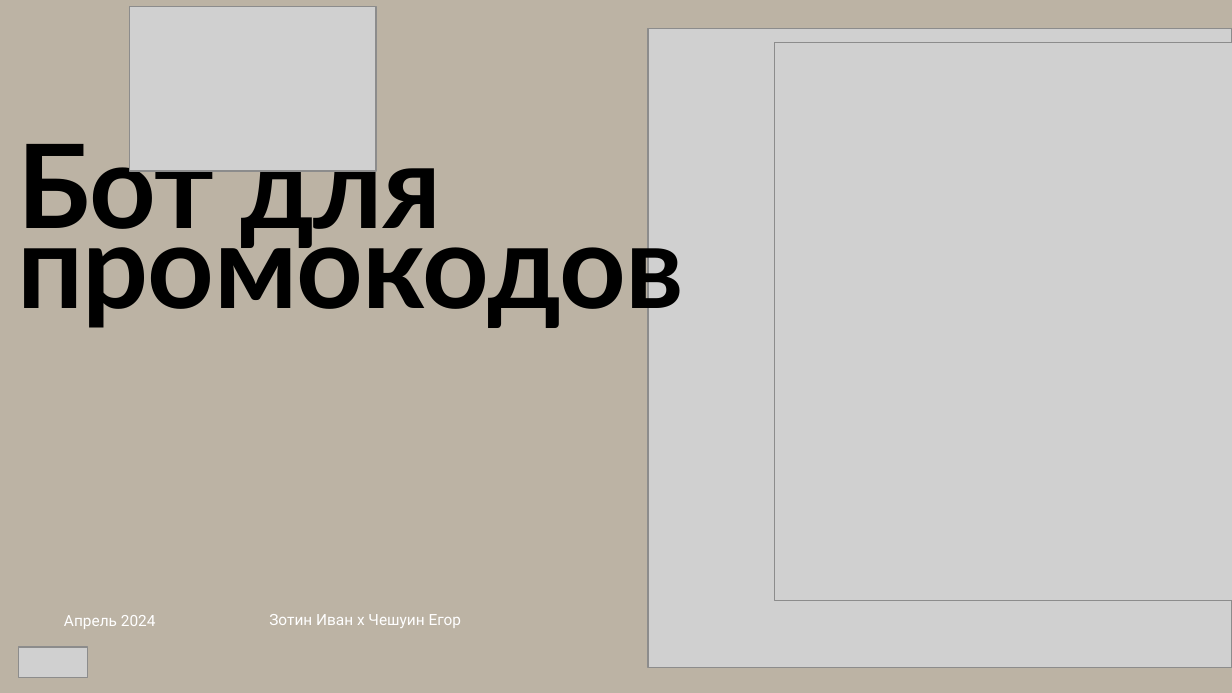
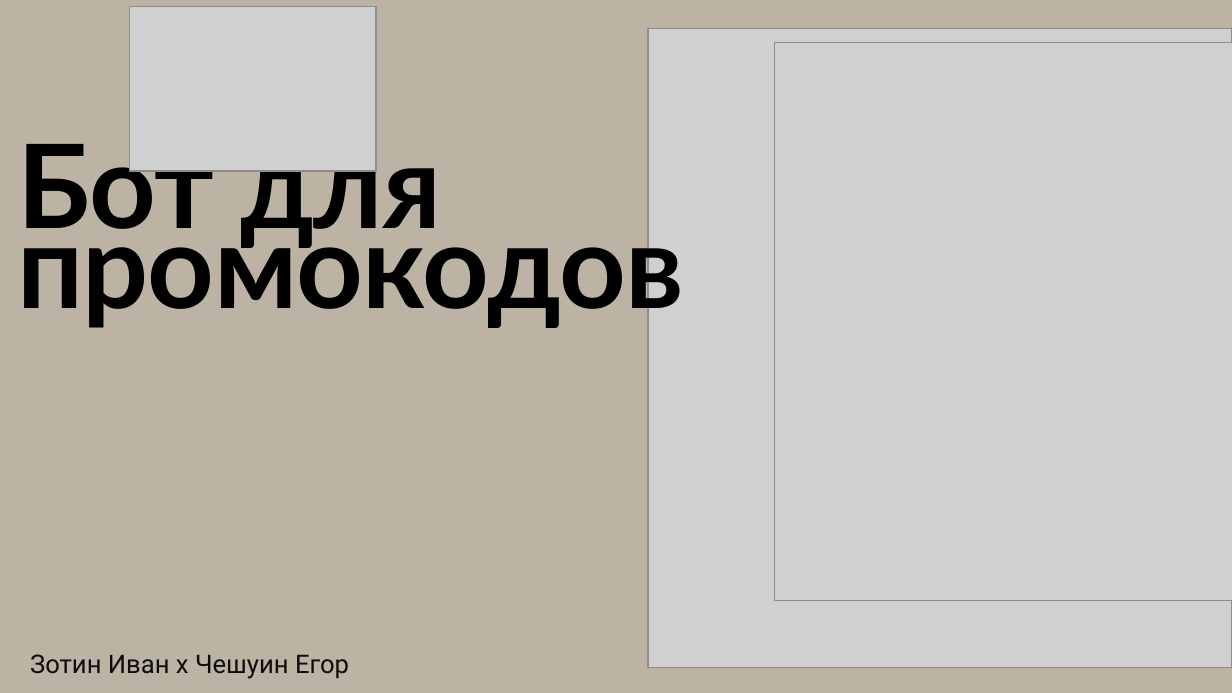
Before and after one commit to rufiksmurfik/telegram-bot-YL, a slide deck: slide 1 of Бот для промокодов.pptx. Drawn at 1232x693 pixels with LibreOffice and Linux fonts; fonts in the diff are those of the drawing; grey boxes stand for pictures. Boxes give left, top, right and bottom in pixels: in the first picture for what was removed or moved away, otherwise in the second. Text is boxed around its words. In the diff, an @@ line names an element or a change of style, - is before the commit and + after.

```diff
--- a/Бот для промокодов.pptx
+++ b/Бот для промокодов.pptx
@@ text removed at box(64, 615, 156, 629) @@
-Апрель 2024
@@ picture removed at box(18, 647, 87, 678) @@
@@ text "Зотин Иван x Чешуин Егор": place and size @@
-text "Зотин Иван x Чешуин Егор" at box(269, 614, 462, 628)
+text "Зотин Иван x Чешуин Егор" at box(30, 654, 349, 679)
@@ text "Зотин Иван x Чешуин Егор" at box(30, 654, 349, 679): size 9 to 15 pt, text colour #FFFFFF to #0D0D0D @@
```
Also in this commit, not shown: 6 other slides changed.
